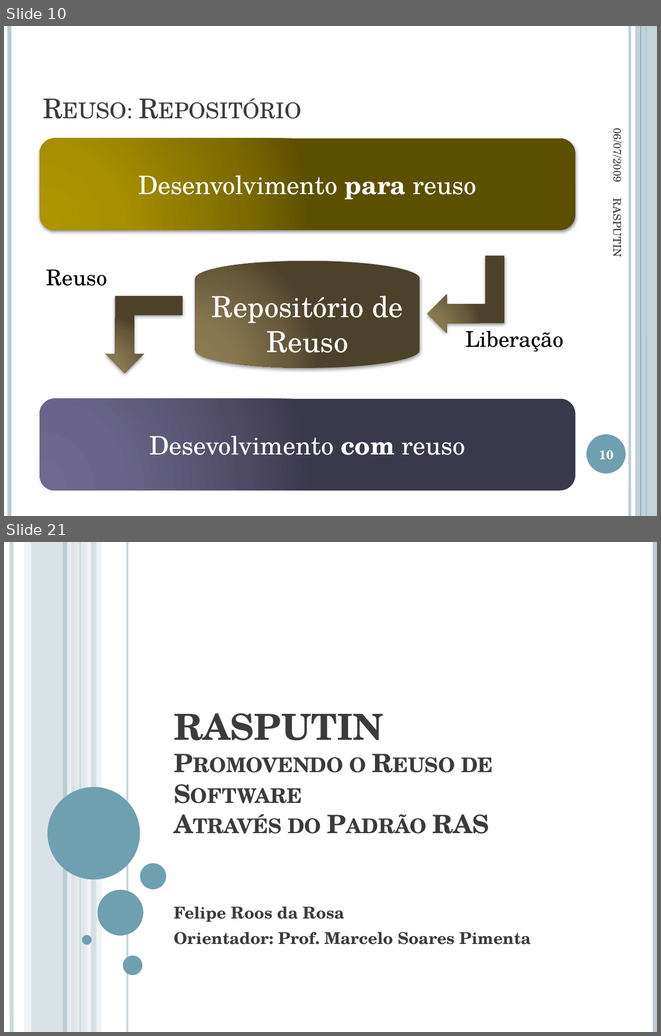
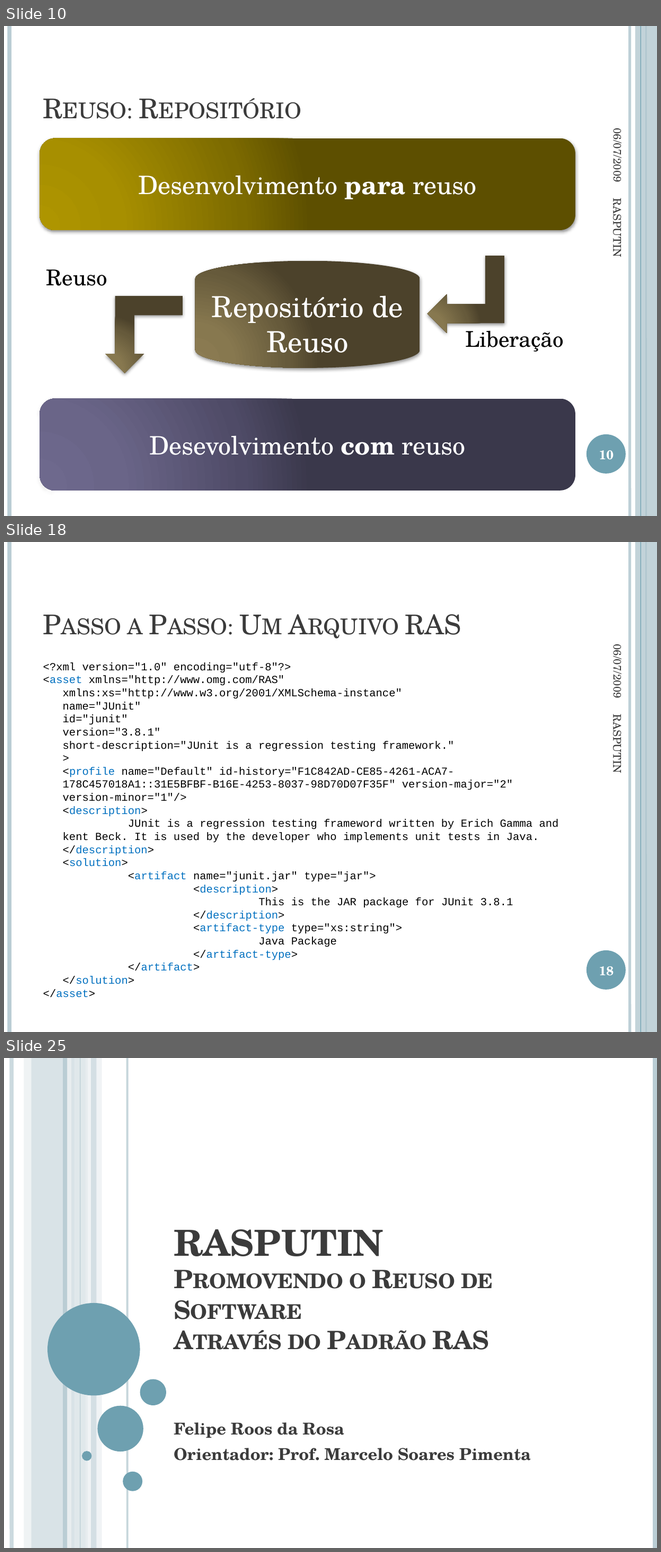
Before and after one commit to jmftrindade/ras4maven, a slide deck: PromotingSoftwareReuseWithRAS/RASPUTIN.pptx. Shown one above the other, each under a label of ours: slides 10 and 21 before the commit, slides 10, 18 and 25 after it; the slides between them are not shown. The pictures are 661x1036 and 661x1552 pixels, drawn with LibreOffice and Linux fonts; fonts in the diff are those of the drawing. Boxes give left, top, right and bottom in pixels: in the first picture for what was removed or moved away, otherwise in the second. Text is boxed around its words. In the diff, an @@ line names an element or a change of style, - is before the commit and + after.

```diff
--- a/PromotingSoftwareReuseWithRAS/RASPUTIN.pptx
+++ b/PromotingSoftwareReuseWithRAS/RASPUTIN.pptx
@@ slide 18 added at [4, 542, 657, 1032], background #FFFFFF; not listed: 6 template elements that a slide beside it also shows @@
@@ title added at [127, 614, 461, 635], 30 pt, text #3B3B3B, small capitals @@
+Passo a Passo: Um Arquivo RAS
@@ text added at [610, 649, 626, 697], 12 pt, text #3B3B3B @@
+06/07/2009
@@ text added at [43, 662, 559, 997], 12 pt, text #000000 @@
+<?xml version="1.0" encoding="utf-8"?>
+<asset xmlns="http://www.omg.com/RAS"
+xmlns:xs="http://www.w3.org/2001/XMLSchema-instance"
+name="JUnit"
+id="junit"
+version="3.8.1"
+short-description="JUnit is a regression testing framework."
+>
+<profile name="Default" id-history="F1C842AD-CE85-4261-ACA7-178C457018A1::31E5BFBF-B16E-4253-8037-98D70D07F35F" version-major="2" version-minor="1"/>
+<description>
+JUnit is a regression testing frameword written by Erich Gamma and kent Beck. It is used by the developer who implements unit tests in Java.
+</description>
+<solution>
+<artifact name="junit.jar" type="jar">
+<description>
+This is the JAR package for JUnit 3.8.1
+</description>
+<artifact-type type="xs:string">
+Java Package
+</artifact-type>
+</artifact>
+</solution>
+</asset>
@@ text added at [609, 720, 625, 772], 12 pt, text #3B3B3B @@
+RASPUTIN
@@ page number added at [599, 966, 614, 976], 14 pt, text #FFFFFF, bold @@
+18
@@ what was slide 21 is now slide 25 @@
```
Also in this commit, not shown: 12 slides changed, 7 other slides added, 5 other files.
